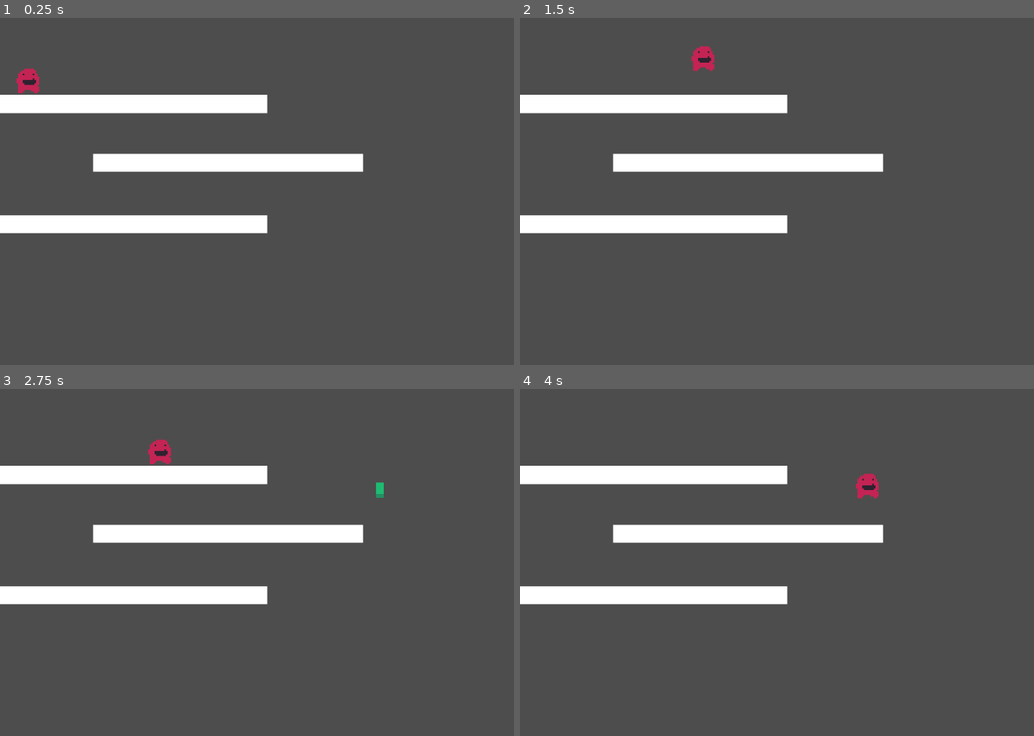
Above: before the commit, frames 1-4 (two rows, left to right).
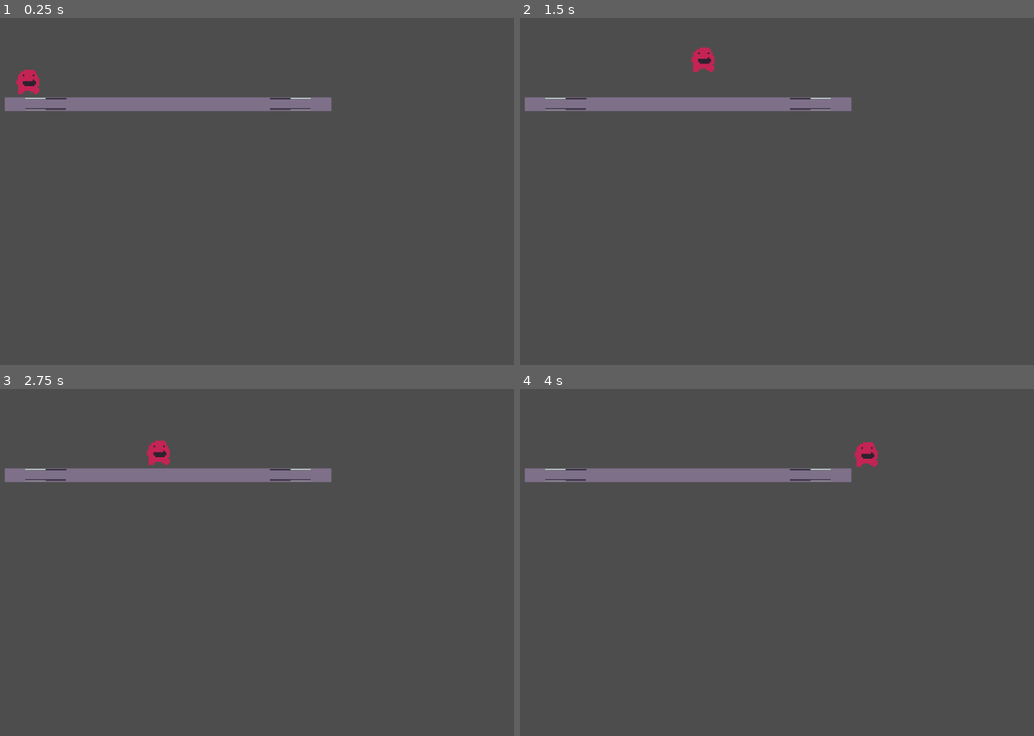
Above: after the commit, the same moments.

Repository: AuroraEchoes/GMTKBuiltToScale
Game: Godot game, scene res://scenes/LevelTest.tscn
The game is run twice, just before and just after one commit, with the same random seed, the same clock (stepped at 60 frames per second) and the same inputs.
Inputs (mouse positions are in pixels of both pictures, inside the frame that each line leads up to):
- Up to frame 1 (0.25 s): no input
- Up to frame 2 (1.5 s): tap Enter at 0.5 s; move the mouse to (972, 170) at 0.52 s; hold D (move_right) from 0.53 s (still down); tap Q (decrease_scale, bound only after the commit) at 0.6 s; tap Space (jump) at 0.77 s; tap E (increase_scale, bound only after the commit) at 0.8, 1.35 s; move the mouse to (710, 205) at 1.27 s
- Up to frame 3 (2.75 s): tap Space (jump) at 1.52 s; tap Q (decrease_scale, bound only after the commit) at 1.55 s; move the mouse to (375, 482) at 2.02 s; release D (move_right) at 2.03 s; hold A (move_left) from 2.03 s (still down); hold Right mouse button (region_select) from 2.03 s (still down); tap E (increase_scale, bound only after the commit) at 2.3 s
- Up to frame 4 (4 s): move the mouse to (802, 631) at 2.77 s; release A (move_left) at 2.78 s; release Right mouse button (region_select) at 2.78 s; hold D (move_right) from 2.78 s (still down); tap Q (decrease_scale, bound only after the commit) at 2.85 s; tap Space (jump) at 3.02, 3.77 s; move the mouse to (1023, 614) at 3.52 s; tap E (increase_scale, bound only after the commit) at 3.6 s

The runs differ from the first frame. In frame 1, 8.9% of the frame differs, in the area x 0-71%, y 14-63%; in frame 2, 8.9%; in frame 3, 9.0%; in frame 4, 9.4%, in the area x 0-71%, y 15-63%.

Commit message:
Scalable objects with some UI

Diff:
--- /dev/null
+++ b/assets/shaders/NinePatchShader.tres
@@ -0,0 +1,11 @@
+[gd_resource type="ShaderMaterial" load_steps=2 format=3 uid="uid://1sx4viwktvaw"]
+
+[ext_resource type="Shader" path="res://scripts/shaders/NinePatchShader.gdshader" id="1_82pfw"]
+
+[resource]
+shader = ExtResource("1_82pfw")
+shader_parameter/scale = null
+shader_parameter/right = 3
+shader_parameter/top = 3
+shader_parameter/left = 3
+shader_parameter/bottom = 3
--- /dev/null
+++ b/assets/shaders/OutlineShader.tres
@@ -0,0 +1,3 @@
+[gd_resource type="ShaderMaterial" format=3 uid="uid://dcmlyiimf4cij"]
+
+[resource]
--- a/project.godot
+++ b/project.godot
@@ -17,6 +17,7 @@
 [autoload]
 
 StaticEventManager="*res://scripts/StaticEventManager.gd"
+Global="*res://scripts/Global.gd"
 
 [input]
 
@@ -40,6 +41,16 @@
 "events": [Object(InputEventMouseButton,"resource_local_to_scene":false,"resource_name":"","device":-1,"window_id":0,"a …(253 unchanged characters)…
 ]
 }
+increase_scale={
+"deadzone": 0.5,
+"events": [Object(InputEventKey,"resource_local_to_scene":false,"resource_name":"","device":-1,"window_id":0,"alt_pressed":false,"shift_pressed":false,"ctrl_pressed":false,"meta_pressed":false,"pressed":false,"keycode":0,"physical_keycode":69,"key_label":0,"unicode":101,"location":0,"echo":false,"script":null)
+]
+}
+decrease_scale={
+"deadzone": 0.5,
+"events": [Object(InputEventKey,"resource_local_to_scene":false,"resource_name":"","device":-1,"window_id":0,"alt_pressed":false,"shift_pressed":false,"ctrl_pressed":false,"meta_pressed":false,"pressed":false,"keycode":0,"physical_keycode":81,"key_label":0,"unicode":113,"location":0,"echo":false,"script":null)
+]
+}
 
 [rendering]
 
--- a/scenes/LevelTest.tscn
+++ b/scenes/LevelTest.tscn
@@ -1,62 +1,68 @@
-[gd_scene load_steps=5 format=3 uid="uid://b4me7xnxeg0hq"]
+[gd_scene load_steps=8 format=3 uid="uid://b4me7xnxeg0hq"]
 
 [ext_resource type="PackedScene" uid="uid://fh2pbrh1ah0h" path="res://scenes/Robot.tscn" id="1_nwld5"]
-[ext_resource type="PackedScene" uid="uid://bm8xu2nsygh26" path="res://scenes/MouseAreaSelect.tscn" id="2_7k0da"]
+[ext_resource type="Material" uid="uid://dcmlyiimf4cij" path="res://assets/shaders/OutlineShader.tres" id="2_0kpj1"]
+[ext_resource type="Script" path="res://scripts/ScalableObject.gd" id="2_d4u5a"]
+[ext_resource type="Texture2D" uid="uid://dl0ijf3o05vef" path="res://assets/textures/temp_metal_texture.png" id="3_7yt1g"]
+[ext_resource type="Script" path="res://scripts/TempUIScript.gd" id="5_sj8fu"]
 
-[sub_resource type="QuadMesh" id="QuadMesh_fprjv"]
-size = Vector2(10, 1)
+[sub_resource type="QuadMesh" id="QuadMesh_0yyd1"]
+size = Vector2(600, 25)
 
 [sub_resource type="RectangleShape2D" id="RectangleShape2D_pdmm5"]
-size = Vector2(9.61039, 0.978724)
+size = Vector2(600, 25)
 
 [node name="LevelTest" type="Node2D"]
 
 [node name="Robot" parent="." instance=ExtResource("1_nwld5")]
+material = ExtResource("2_0kpj1")
 position = Vector2(54, 112)
 
 [node name="MeshInstance2D" type="MeshInstance2D" parent="."]
-position = Vector2(243, 167.235)
-scale = Vector2(49.6, 33.5)
-mesh = SubResource("QuadMesh_fprjv")
+texture_filter = 1
+material = ExtResource("2_0kpj1")
+position = Vector2(309, 167.235)
+mesh = SubResource("QuadMesh_0yyd1")
+texture = ExtResource("3_7yt1g")
+script = ExtResource("2_d4u5a")
 
 [node name="StaticBody2D" type="StaticBody2D" parent="MeshInstance2D"]
+input_pickable = true
 
 [node name="CollisionShape2D" type="CollisionShape2D" parent="MeshInstance2D/StaticBody2D"]
+visible = false
 position = Vector2(0.0649352, 0.0531909)
 shape = SubResource("RectangleShape2D_pdmm5")
 
-[node name="MeshInstance2D2" type="MeshInstance2D" parent="."]
-position = Vector2(243, 167.235)
-scale = Vector2(49.6, 33.5)
-mesh = SubResource("QuadMesh_fprjv")
+[node name="TempUI" type="CanvasLayer" parent="."]
+script = ExtResource("5_sj8fu")
 
-[node name="StaticBody2D" type="StaticBody2D" parent="MeshInstance2D2"]
+[node name="MarginContainer" type="MarginContainer" parent="TempUI"]
+anchors_preset = 15
+anchor_right = 1.0
+anchor_bottom = 1.0
+grow_horizontal = 2
+grow_vertical = 2
+theme_override_constants/margin_left = 64
+theme_override_constants/margin_top = 64
+theme_override_constants/margin_right = 64
+theme_override_constants/margin_bottom = 64
 
-[node name="CollisionShape2D" type="CollisionShape2D" parent="MeshInstance2D2/StaticBody2D"]
-position = Vector2(0.0649352, 0.0531909)
-shape = SubResource("RectangleShape2D_pdmm5")
+[node name="PanelContainer" type="PanelContainer" parent="TempUI/MarginContainer"]
+layout_mode = 2
+size_flags_horizontal = 4
+size_flags_vertical = 8
 
-[node name="MeshInstance2D3" type="MeshInstance2D" parent="."]
-position = Vector2(419.205, 275.695)
-scale = Vector2(49.6, 33.5)
-mesh = SubResource("QuadMesh_fprjv")
+[node name="MarginContainer" type="MarginContainer" parent="TempUI/MarginContainer/PanelContainer"]
+layout_mode = 2
+theme_override_constants/margin_left = 12
+theme_override_constants/margin_top = 12
+theme_override_constants/margin_right = 12
+theme_override_constants/margin_bottom = 12
 
-[node name="StaticBody2D" type="StaticBody2D" parent="MeshInstance2D3"]
-
-[node name="CollisionShape2D" type="CollisionShape2D" parent="MeshInstance2D3/StaticBody2D"]
-position = Vector2(0.0649352, 0.0531909)
-shape = SubResource("RectangleShape2D_pdmm5")
-
-[node name="MeshInstance2D4" type="MeshInstance2D" parent="."]
-position = Vector2(243, 388.675)
-scale = Vector2(49.6, 33.5)
-mesh = SubResource("QuadMesh_fprjv")
-
-[node name="StaticBody2D" type="StaticBody2D" parent="MeshInstance2D4"]
-
-[node name="CollisionShape2D" type="CollisionShape2D" parent="MeshInstance2D4/StaticBody2D"]
-position = Vector2(0.0649352, 0.0531909)
-shape = SubResource("RectangleShape2D_pdmm5")
-
-[node name="MouseAreaSelect" parent="." instance=ExtResource("2_7k0da")]
-metadata/_edit_use_anchors_ = true
+[node name="InfoText" type="RichTextLabel" parent="TempUI/MarginContainer/PanelContainer/MarginContainer"]
+layout_mode = 2
+bbcode_enabled = true
+text = "Metal | 500kg | WBR: 200kg"
+fit_content = true
+autowrap_mode = 0
--- /dev/null
+++ b/scenes/ScaleableTerrainHandler.tscn
@@ -0,0 +1,20 @@
+[gd_scene load_steps=3 format=3 uid="uid://bqxebagq1lbrv"]
+
+[ext_resource type="Texture2D" uid="uid://dl0ijf3o05vef" path="res://assets/textures/temp_metal_texture.png" id="1_xahrg"]
+
+[sub_resource type="QuadMesh" id="QuadMesh_spc6b"]
+
+[node name="ScaleableTerrainHandler" type="Node2D"]
+texture_filter = 1
+
+[node name="Sprite2D" type="Sprite2D" parent="."]
+visible = false
+position = Vector2(210.25, 257.25)
+scale = Vector2(22.3437, 31.5938)
+texture = ExtResource("1_xahrg")
+
+[node name="MeshInstance2D" type="MeshInstance2D" parent="."]
+position = Vector2(168.75, 48.25)
+scale = Vector2(338.5, 97.5)
+mesh = SubResource("QuadMesh_spc6b")
+texture = ExtResource("1_xahrg")
--- /dev/null
+++ b/scripts/Global.gd
@@ -0,0 +1,18 @@
+extends Node
+
+const SCALE_AMOUNT: float = 0.2
+const MAX_SCALE: float = 2.5
+const MIN_SCALE: float = 0.1
+
+enum MaterialType {
+	Metal
+}
+
+# Since we calculate a material's quantity by the percentage of the screen
+# it takes up, this is going to be a pretty high number
+func material_weight_coefficient(material: MaterialType) -> float:
+	match material:
+		MaterialType.Metal:
+			return 2000.0
+		_:
+			return 0.0
--- /dev/null
+++ b/scripts/ScalableObject.gd
@@ -0,0 +1,44 @@
+extends MeshInstance2D
+
+const SCALE_DELTA: Vector2 = Vector2(Global.SCALE_AMOUNT, Global.SCALE_AMOUNT)
+const MAX_SCALE: Vector2 = Vector2(Global.MAX_SCALE, Global.MAX_SCALE)
+const MIN_SCALE: Vector2 = Vector2(Global.MIN_SCALE, Global.MIN_SCALE)
+
+@onready var collision: StaticBody2D = $StaticBody2D
+
+@export var material_type: Global.MaterialType
+
+var selected: bool = false
+
+func _ready() -> void:
+	collision.mouse_entered.connect(_select)
+	collision.mouse_exited.connect(_deselect)
+
+func _process(_delta: float) -> void:
+	if Input.is_action_just_pressed("increase_scale") and selected:
+		scale = clamp(scale + SCALE_DELTA, MIN_SCALE, MAX_SCALE)
+	elif Input.is_action_just_pressed("decrease_scale") and selected:
+		scale = clamp(scale - SCALE_DELTA, MIN_SCALE, MAX_SCALE)
+
+# Weight is defined as area (percentage of the screen)
+# multipled by the material weight coefficient
+func _calculate_weight() -> float:
+	# Find area
+	var mesh_size: Vector2 = mesh.size
+	var window_size = get_window().size
+	var area: float = (mesh_size.x * mesh_size.y) / (window_size.x * window_size.y)
+	# Find material weight coefficient
+	var mwc: float = Global.material_weight_coefficient(material_type);
+	# Calculate weight
+	var weight = area * mwc
+	return weight
+
+func _select():
+	selected = true
+	StaticEventManager.scalable_element_selected.emit(material_type, _calculate_weight())
+	# TODO: Activate selected shader
+
+func _deselect():
+	selected = false
+	StaticEventManager.scalable_element_deselected.emit()
+	# TODO: Deactivate selected shader
--- a/scripts/StaticEventManager.gd
+++ b/scripts/StaticEventManager.gd
@@ -1,11 +1,4 @@
 extends Node
 
-
-# Called when the node enters the scene tree for the first time.
-func _ready() -> void:
-	pass # Replace with function body.
-
-
-# Called every frame. 'delta' is the elapsed time since the previous frame.
-func _process(delta: float) -> void:
-	pass
+signal scalable_element_selected(mat_type: Global.MaterialType, weight: float)
+signal scalable_element_deselected()
--- /dev/null
+++ b/scripts/TempUIScript.gd
@@ -0,0 +1,15 @@
+extends CanvasLayer
+
+@onready var info_text: RichTextLabel = $MarginContainer/PanelContainer/MarginContainer/InfoText
+
+func _ready() -> void:
+	StaticEventManager.scalable_element_selected.connect(_on_scaleable_element_selected)
+	# Hide UI whenever nothing is selected
+	StaticEventManager.scalable_element_deselected.connect(func(): hide())
+	# And start hiding
+	hide()
+
+func _on_scaleable_element_selected(mat_type: Global.MaterialType, weight: float):
+	show()
+	# This is a janky way of doing this, but it'll work for now
+	info_text.text = str(Global.MaterialType.keys()[mat_type]) + " | " + str(weight) + "kg |  TBD WEIGHT REMAINING"
--- /dev/null
+++ b/scripts/shaders/NinePatchShader.gdshader
@@ -0,0 +1,21 @@
+shader_type canvas_item;
+
+uniform int margin_left;
+uniform int margin_top;
+uniform int margin_right;
+uniform int margin_bottom;
+uniform float scale;
+
+void fragment() {
+	vec2 sample_location = TEXTURE_PIXEL_SIZE / scale;
+	COLOR = texture(TEXTURE, UV * sample_location);
+	// Left side
+	if (TEXTURE_PIXEL_SIZE.x * float(margin_left) >= UV.x)
+		COLOR *= vec4(1.0, 0.5, 0.25, 1.0);
+	if (TEXTURE_PIXEL_SIZE.y * float(margin_bottom) >= UV.y)
+		COLOR *= vec4(0.25, 0.5, 1.0, 1.0);
+	if (1.0 - (TEXTURE_PIXEL_SIZE.x * float(margin_right)) <= UV.x)
+		COLOR *= vec4(0.5, 1.0, 0.25, 1.0);
+	if (1.0 - (TEXTURE_PIXEL_SIZE.x * float(margin_right)) <= UV.x)
+		COLOR *= vec4(0.5, 1.0, 0.25, 1.0);
+}
--- /dev/null
+++ b/scripts/shaders/OutlineShader.gdshader
@@ -0,0 +1,35 @@
+// Heavily based on this tutorial: https://www.febucci.com/2019/06/sprite-outline-shader/
+
+shader_type canvas_item;
+
+uniform vec4 outline_color: source_color;
+uniform int stroke_width;
+uniform bool enabled;
+
+float alpha_at_point(vec2 direction, int tiles, sampler2D tex, vec2 uv, vec2 texel_size) {
+	return texture(tex, uv + (texel_size * direction * float(tiles))).a;
+}
+
+bool within_border(sampler2D tex, vec2 uv, vec2 texel_size) {
+	for (int i = 0; i < stroke_width; i++)
+	{
+		if (alpha_at_point(vec2(1, 0), i, tex, uv, texel_size) < 0.25) return true;
+		if (alpha_at_point(vec2(-1, 0), i, tex, uv, texel_size) < 0.01) return true;
+		if (alpha_at_point(vec2(0, 1), i, tex, uv, texel_size) < 0.01) return true;
+		if (alpha_at_point(vec2(0, -1), i, tex, uv, texel_size) < 0.01) return true;
+	}
+	return false;
+}
+
+void fragment() {
+	//if (within_border(TEXTURE, UV, TEXTURE_PIXEL_SIZE) && enabled) {
+		//COLOR = outline_color;
+	//}
+	//COLOR.a = texture(TEXTURE, UV + vec2(1.0)).a;
+	if (UV.x <= SCREEN_PIXEL_SIZE.x * float(stroke_width)) {
+		COLOR = outline_color;
+	}
+	if (UV.y <= SCREEN_PIXEL_SIZE.y * 10.0 * float(stroke_width)) {
+		COLOR = outline_color;
+	}
+}
Binary file added: assets/textures/temp_metal_texture.png
Not shown, added: assets/textures/temp_metal_texture.png.import
